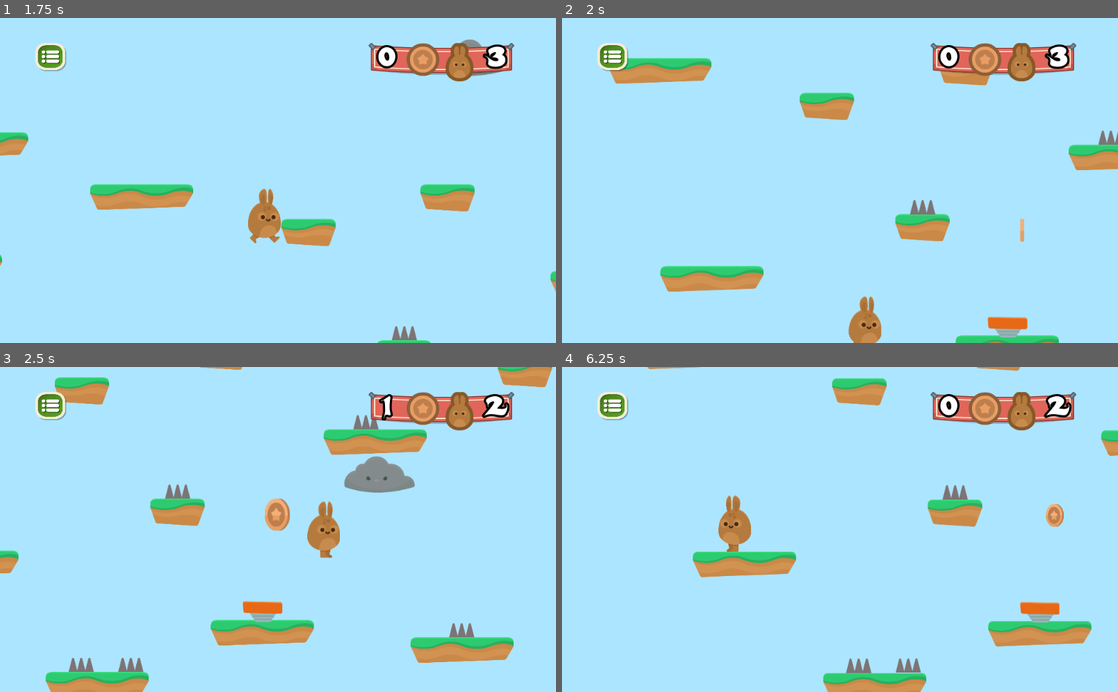
Above: before the commit, frames 1-4 (two rows, left to right).
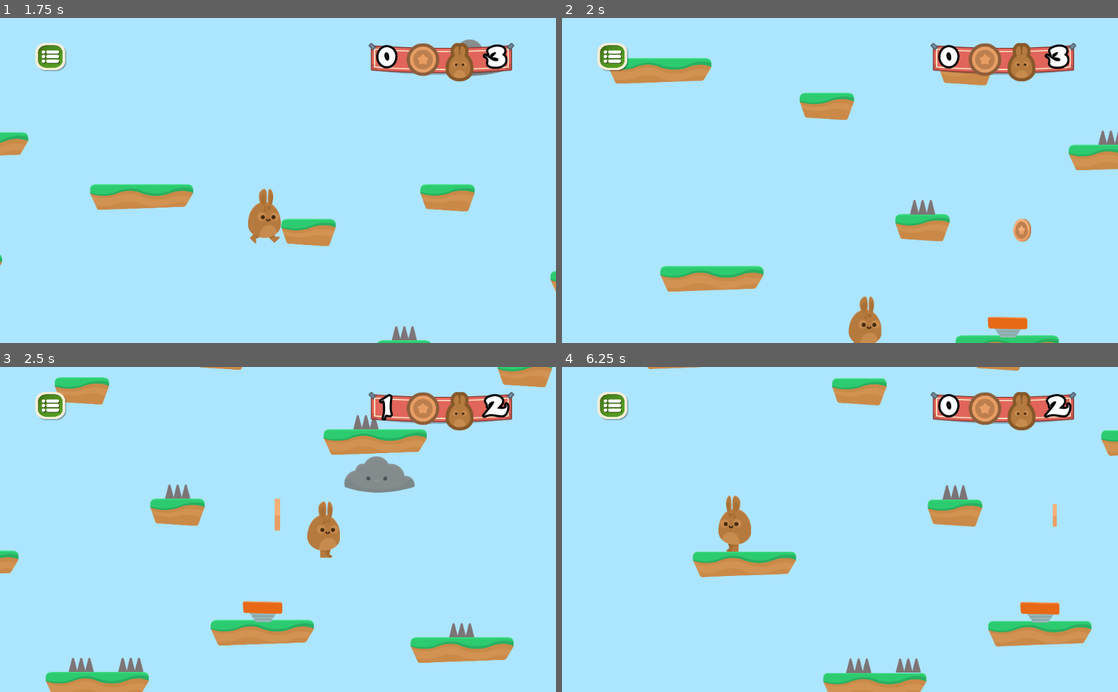
Above: after the commit, the same moments.

Repository: kidoncio/HoppyDays
Game: Godot game, scene res://Scenes/Menu.tscn
Two runs of this game, one before a commit and one after it. Both use one fixed random seed, a clock stepped at 60 frames per second and the inputs below.
Inputs (mouse positions are in pixels of both pictures, inside the frame that each line leads up to):
- Up to frame 1 (1.75 s): click "PLAY!" at 0.5 s; hold D (right) from 1.28 s (still down); tap W (jump) at 1.52 s
- Up to frame 2 (2 s): keep holding D (right)
- Up to frame 3 (2.5 s): keep holding D (right); tap W (jump) at 2.27 s
- Up to frame 4 (6.25 s): release D (right) at 2.78 s; hold A (left) 2.78-3.53 s; tap Enter at 3.5 s; hold D (right) 3.53-4.25 s; tap W (jump) at 3.77, 5.27, 6.02 s; click (728, 549) at 4.25 s; hold D (right) 5.03-5.78 s; hold A (left) from 5.78 s (still down)

Frame 1 is identical in both runs. In frame 2, 0.2% of the frame differs, in the area x 81-85%, y 61-69%; in frame 3, 0.3%, in the area x 47-53%, y 40-51%; in frame 4, 0.2%.

Commit message:
Add audio ao Level2 e ajusta volume geral

Diff:
--- a/Items/Coin.tscn
+++ b/Items/Coin.tscn
@@ -54,7 +54,6 @@
 [node name="AnimatedSprite" type="AnimatedSprite" parent="."]
 frames = SubResource( 1 )
 animation = "Spin"
-frame = 4
 playing = true
 
 [node name="Area2D" type="Area2D" parent="."]
@@ -67,7 +66,7 @@
 
 [node name="AudioStreamPlayer2D" type="AudioStreamPlayer2D" parent="."]
 stream = ExtResource( 6 )
-volume_db = -10.0
+volume_db = -20.0
 
 [node name="AnimationPlayer" type="AnimationPlayer" parent="."]
 anims/Die = SubResource( 3 )
--- a/Player/Player.tscn
+++ b/Player/Player.tscn
@@ -89,9 +89,9 @@
 
 [node name="Jump" type="AudioStreamPlayer" parent="SFX"]
 stream = ExtResource( 8 )
-volume_db = -8.0
+volume_db = -15.0
 
 [node name="Pain" type="AudioStreamPlayer" parent="SFX"]
 stream = ExtResource( 9 )
-volume_db = -5.0
+volume_db = -10.0
 [connection signal="animate" from="." to="PlayerAnimation" method="_on_Player_animate"]
--- a/Scenes/Levels/Level1.tscn
+++ b/Scenes/Levels/Level1.tscn
@@ -138,5 +138,5 @@
 
 [node name="BGM" type="AudioStreamPlayer" parent="."]
 stream = ExtResource( 10 )
-volume_db = -30.0
+volume_db = -25.0
 autoplay = true
--- a/Scenes/Levels/Level2.tscn
+++ b/Scenes/Levels/Level2.tscn
@@ -9,6 +9,7 @@
 [ext_resource path="res://Enemies/Cloud.tscn" type="PackedScene" id=7]
 [ext_resource path="res://Items/Coin.tscn" type="PackedScene" id=8]
 [ext_resource path="res://Items/Portal.tscn" type="PackedScene" id=9]
+[ext_resource path="res://SFX/Chiptune_Adventures_1.ogg" type="AudioStream" id=10]
 
 [node name="Level2" type="Node2D"]
 position = Vector2( -18.0625, 6.02112 )
@@ -84,7 +85,6 @@
 position = Vector2( 12268.7, 523.675 )
 
 [node name="Coins" type="Node" parent="."]
-editor/display_folded = true
 
 [node name="Coin" parent="Coins" instance=ExtResource( 8 )]
 position = Vector2( 1953.43, 743.984 )
@@ -142,3 +142,8 @@
 
 [node name="Portal" parent="Portal" instance=ExtResource( 9 )]
 position = Vector2( 13402.9, 463.624 )
+
+[node name="BGM" type="AudioStreamPlayer" parent="."]
+stream = ExtResource( 10 )
+volume_db = -25.0
+autoplay = true
Not shown: 1 places in Scenes/Levels/Level2.tscn that only renumber resources
